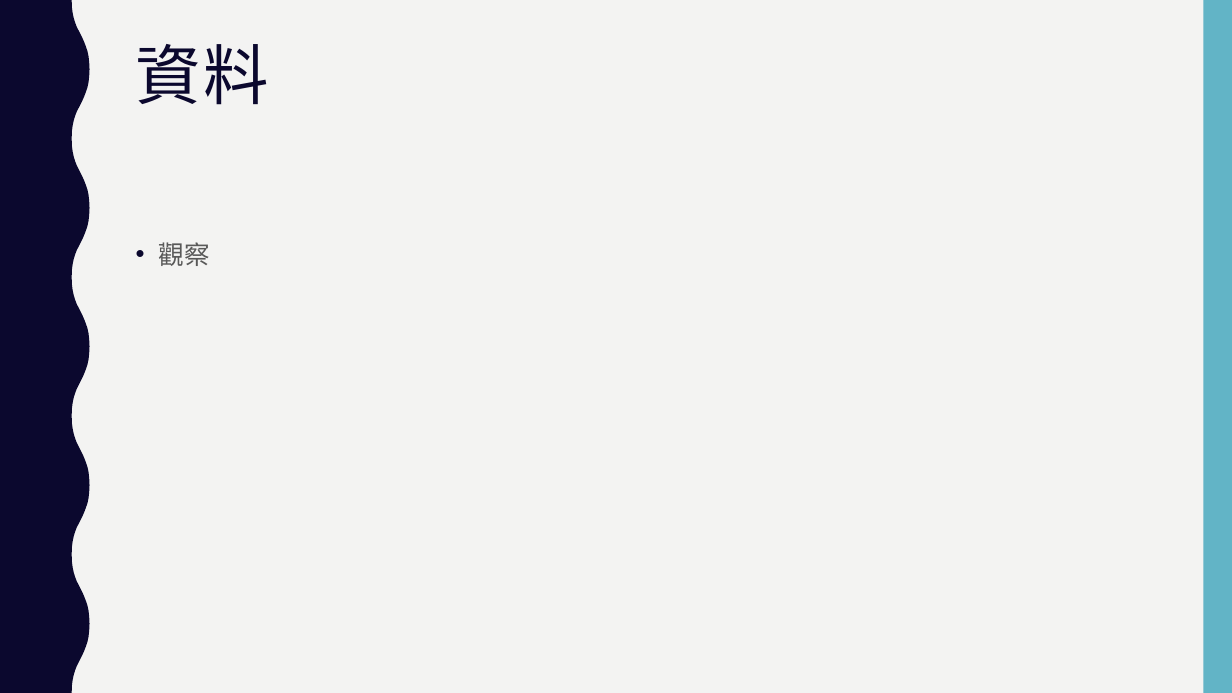
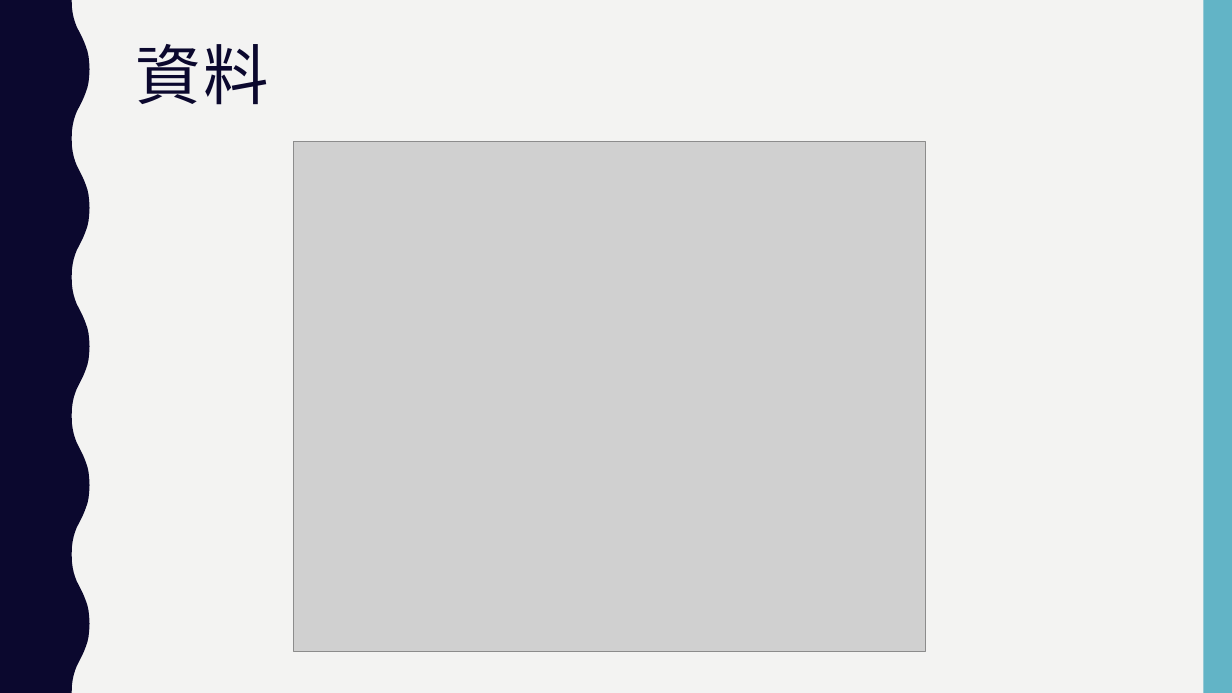
Before and after one commit to Aurako/NCCU2018_distributed-systems_group6, a slide deck: slide 8 of finalproject.pptx. Drawn at 1232x693 pixels with LibreOffice and Linux fonts; fonts in the diff are those of the drawing; grey boxes stand for pictures. Boxes give left, top, right and bottom in pixels: in the first picture for what was removed or moved away, otherwise in the second. Text is boxed around its words. In the diff, an @@ line names an element or a change of style, - is before the commit and + after.

```diff
--- a/finalproject.pptx
+++ b/finalproject.pptx
@@ picture added at [294, 141, 925, 653] @@
@@ text removed at [159, 242, 210, 266] @@
-• 觀察
```
Also in this commit, not shown: 1 other slide changed, 4 slides added, 1 slide removed.
